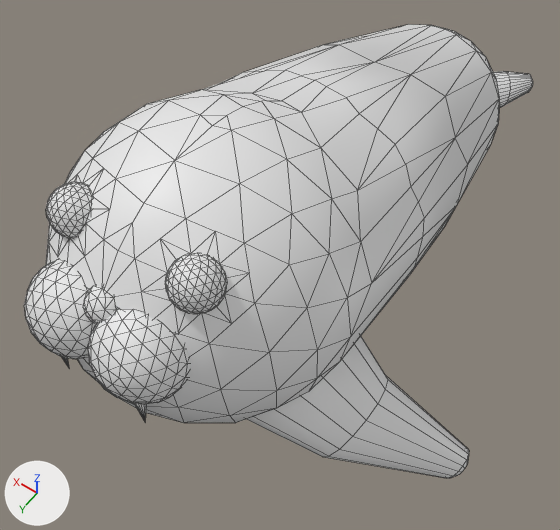
The FBX model Assets/Models-Animations/NPCModels/Seal/Sealy.fbx: old version first, new version second.
Before and after are seen from a 50 mm lens placed at (-2.25, 2.95, 5.74), pointed at (-0.04, -0.14, 0.88). Every picture has the same lights, and +X, +Y and +Z are marked at lower left. Mesh edges are drawn as thin lines. Materials are left out; every surface is plain grey.
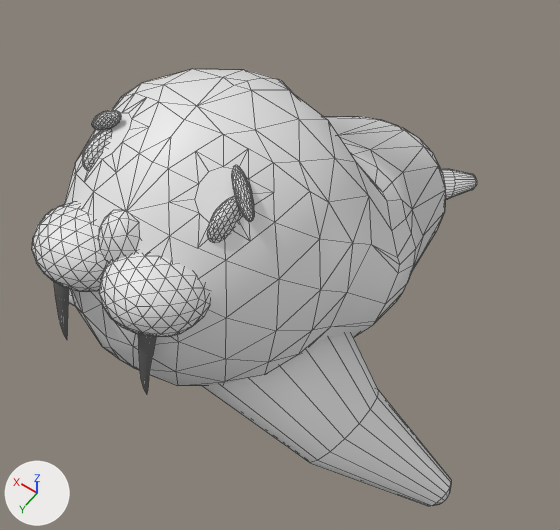
Where the change shows, as pixel boxes (x1, y1, x2, y2) in the pictures (560 x 530 px; the box of a moved part takes in the faces that stretch with it):
'Icosphere.003', reshaped, turned
    before: (24, 24, 533, 478)
    after: (32, 69, 477, 506)
part 1 of me_icosphere_006, moved or reshaped
    before: (83, 286, 117, 324)
    after: (98, 209, 140, 263)
part 2 of me_icosphere_006, moved or reshaped
    before: (24, 259, 190, 404)
    after: (32, 202, 210, 337)
part 3 of me_icosphere_006, moved or reshaped
    before: (493, 71, 533, 107)
    after: (440, 168, 477, 199)
part 4 of me_icosphere_006, added
    after: (232, 165, 254, 222)
part 5 of me_icosphere_006, rebuilt (16% narrower, 20% shorter)
    before: (46, 24, 500, 423)
    after: (64, 69, 446, 386)
part 6 of me_icosphere_006, rebuilt
    before: (134, 403, 146, 421)
    after: (138, 334, 156, 394)
part 7 of me_icosphere_006, rebuilt
    before: (62, 357, 69, 368)
    after: (54, 283, 69, 339)
part 8 of me_icosphere_006, moved or reshaped
    before: (46, 182, 227, 314)
    after: (82, 110, 241, 242)
part 9 of me_icosphere_006, added
    after: (345, 334, 378, 396)

The edits, one by one:
me_icosphere_006 is used by ob_icosphere_003; location (0.0, 0.115, 1.347); rotation (-1.012, 0.0, 0.0), in degrees (-58, 0, 0).
me_icosphere_006 had 1323 vertices, 2036 faces and spanned x -1.98..1.98, y -1.7..1.16, z -3.71..1.81.
me_icosphere_006 now has 1991 vertices, 3204 faces and spans x -1.98..1.98, y -1.29..1.16, z -3.0..1.83.
me_icosphere_006 part 1: the loose piece of 60 vertices spanning x -0.12..0.12, y -0.11..0.14, z 1.48..1.73 is multiplied about its middle by the matrix ((1.14, 0.0, 0.0), (0.0, 1.395, -0.16), (0.0, -0.16, 1.24)), then moved by (0.0, 0.0, 0.03).
me_icosphere_006 part 2: the loose piece of 245 vertices spanning x -0.56..0.56, y -0.09..0.51, z 1.28..1.81 is multiplied about its middle by the matrix ((1.0, 0.0, 0.0), (0.0, 0.798, 0.126), (0.0, 0.126, 0.921)), then moved by (0.0, -0.02, 0.04).
me_icosphere_006 part 3: the loose piece of 236 vertices spanning x -0.66..0.67, y -1.49..-0.67, z -3.71..-2.5 is multiplied about its middle by the matrix ((1.0, 0.0, 0.0), (0.0, 0.867, 0.083), (0.0, 0.083, 0.948)), then moved by (0.0, 0.27, 0.71).
me_icosphere_006 part 4: the loose piece of 162 vertices spanning x -0.61..-0.28, y -0.49..-0.17, z 1.32..1.65 is copied, and the copy is multiplied about its middle by the matrix ((-0.197, -0.394, 0.605), (-0.131, 0.532, -0.416), (0.191, 0.228, 0.053)), then moved by (-0.03, -0.16, 0.04); it spans x -0.6..-0.36, y -0.6..-0.38, z 1.48..1.57.
me_icosphere_006 part 5: the loose piece of 302 vertices spanning x -1.08..1.08, y -1.7..1.09, z -3.11..1.66 is rebuilt with 347 vertices and now spans x -1.06..1.05, y -1.29..0.96, z -2.39..1.72.
me_icosphere_006 part 6: the loose piece of 17 vertices spanning x -0.4..-0.26, y 0.43..0.77, z 1.36..1.59 is rebuilt with 161 vertices and now spans x -0.39..-0.26, y 0.35..0.86, z 1.26..1.63.
me_icosphere_006 part 7: the loose piece of 17 vertices spanning x 0.26..0.4, y 0.43..0.77, z 1.36..1.59 is rebuilt with 161 vertices and now spans x 0.26..0.39, y 0.35..0.86, z 1.26..1.63.
me_icosphere_006 part 8: 4 vertices moved within x -0.45..0.58, y -0.47..-0.24, z 1.49..1.62; 320 vertices removed from x -0.61..0.61, y -0.49..-0.17, z 1.32..1.65; 482 vertices added at x -0.51..0.61, y -0.57..-0.19, z 1.34..1.63.
me_icosphere_006 part 9: 11 vertices added at x -0.57..0.57, y -0.05..0.49, z -0.18..0.08.
Object 'Icosphere.003' (ob_icosphere_003) turns from (-58, 0, 0) to (-43, 0, 0) degrees about x, y and z.
